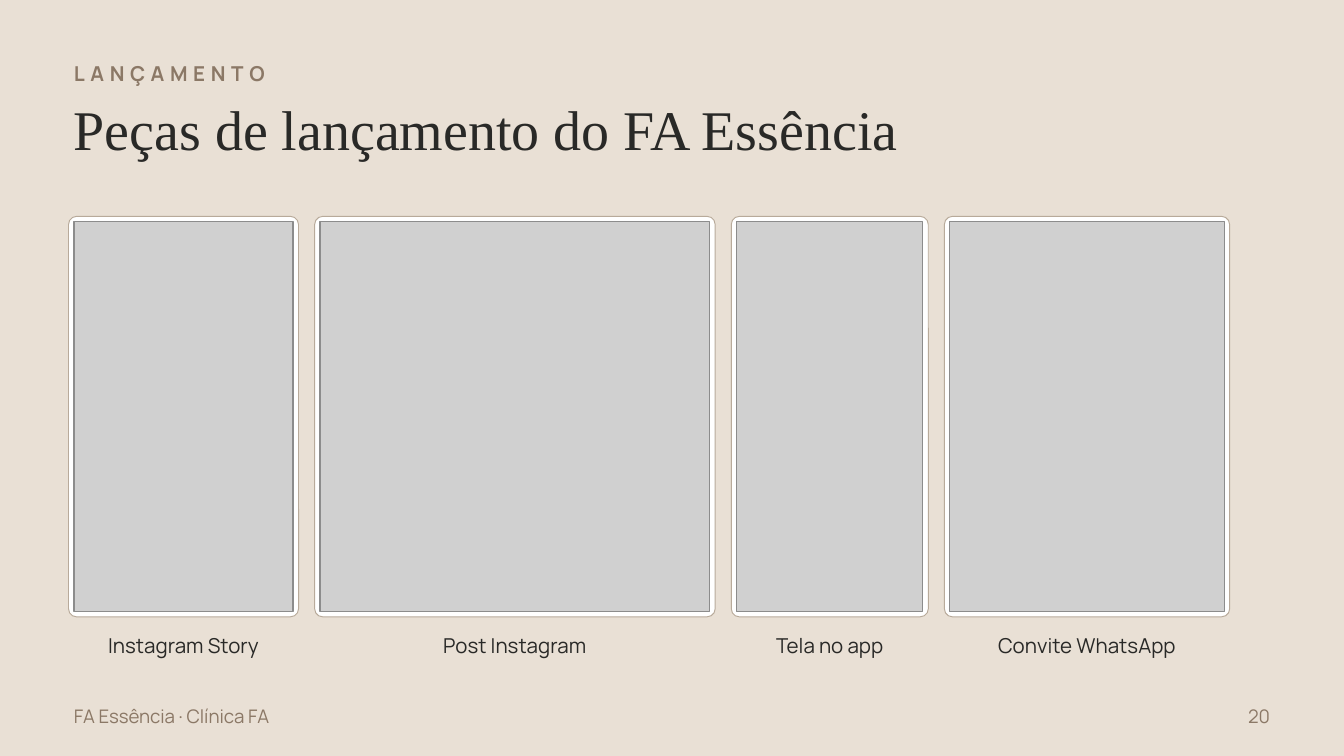
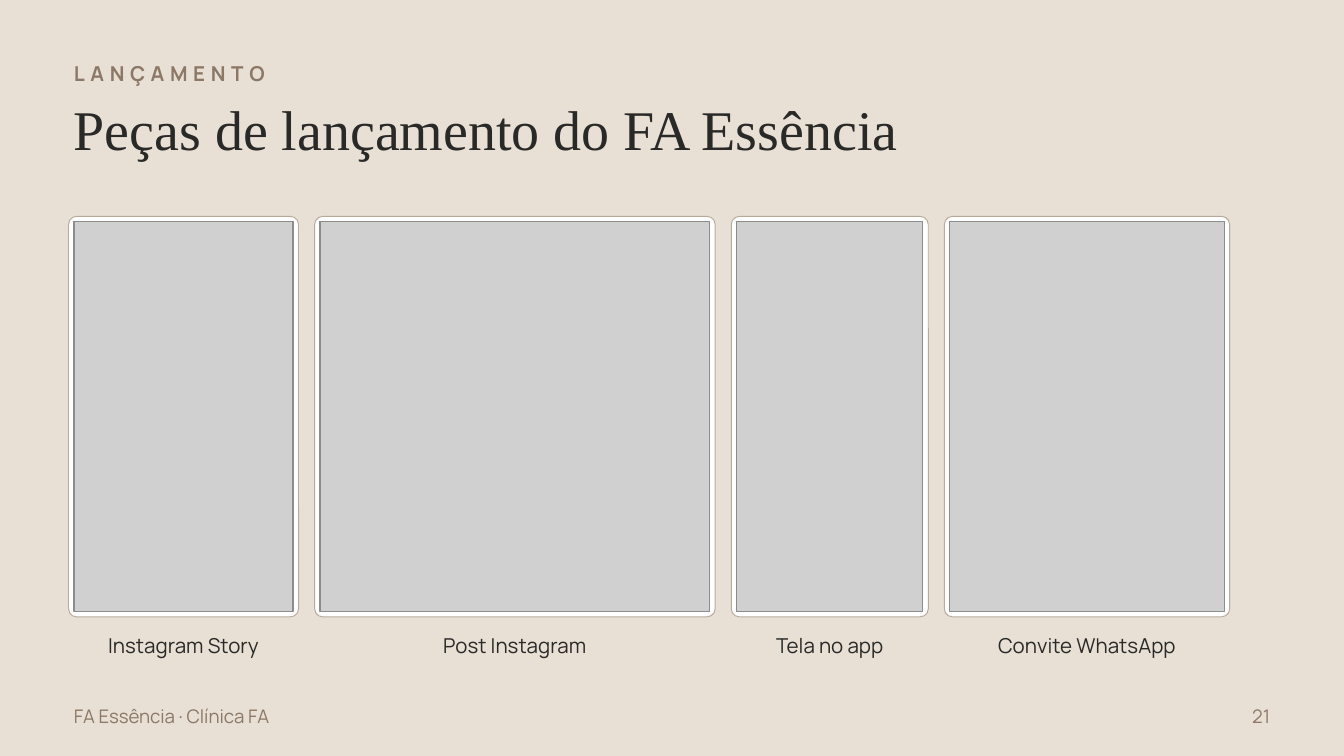
Before and after one commit to joaogstrapa10-cell/strapa.ai, a slide deck: slide 21 of FA-Essencia-Apresentacao.pptx (slide 20 before the commit). Drawn at 1344x756 pixels with LibreOffice and Linux fonts; fonts in the diff are those of the drawing; grey boxes stand for pictures. Boxes give left, top, right and bottom in pixels: in the first picture for what was removed or moved away, otherwise in the second. Text is boxed around its words. In the diff, an @@ line names an element or a change of style, - is before the commit and + after.

```diff
--- a/FA-Essencia-Apresentacao.pptx
+++ b/FA-Essencia-Apresentacao.pptx
@@ text at [1252,709,1270,723]: text changed @@
-20
+21
```
Also in this commit, not shown: 10 other slides changed, 2 slides added, 1 slide removed.
